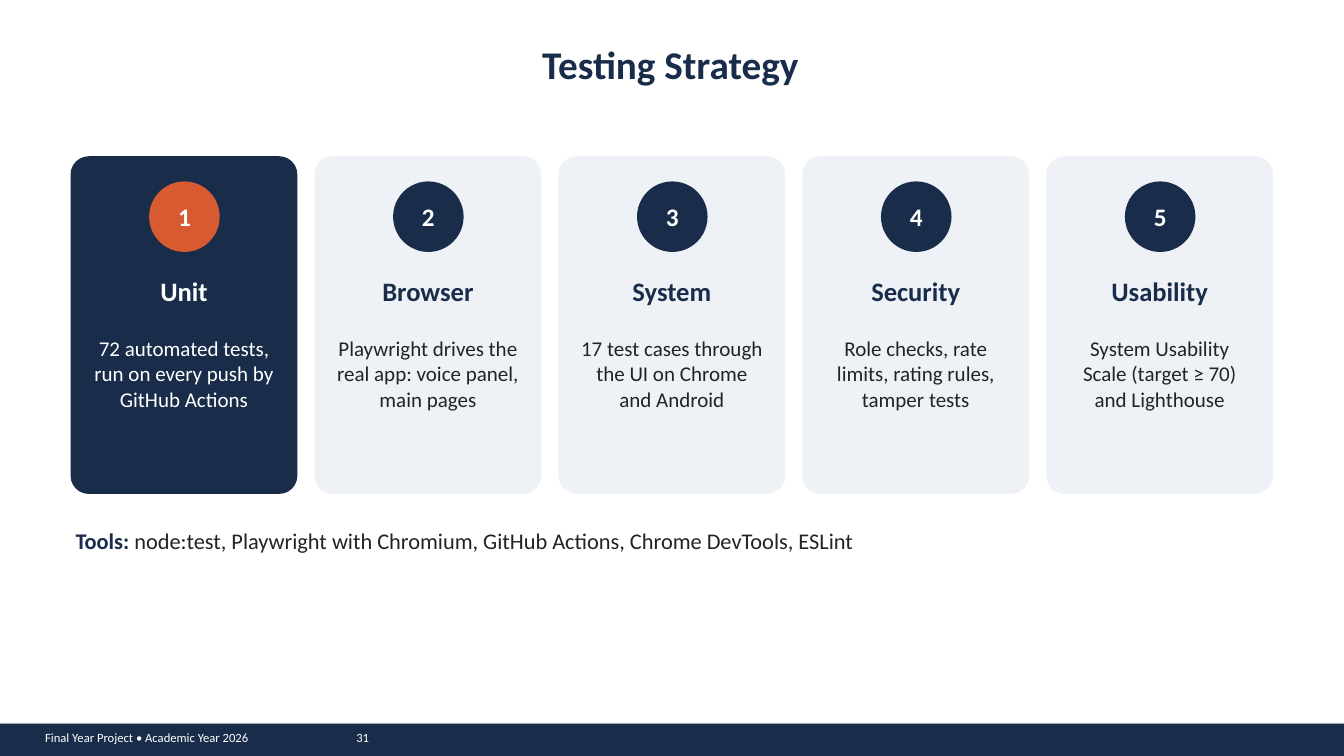
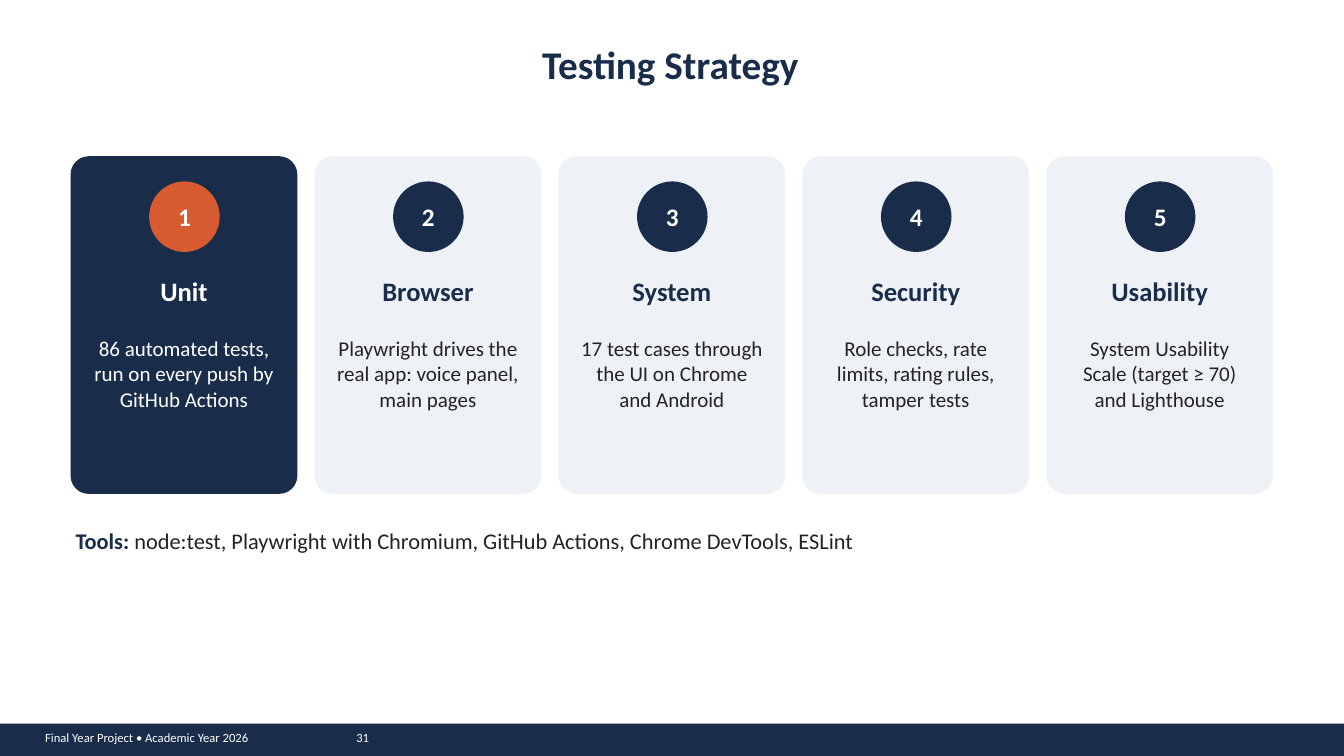
Before and after one commit to john-chola/ZamMarket, a slide deck: slide 31 of docs/presentation/ZamMarket_Presentation.pptx. Drawn at 1344x756 pixels with LibreOffice and Linux fonts; fonts in the diff are those of the drawing. Boxes give left, top, right and bottom in pixels: in the first picture for what was removed or moved away, otherwise in the second. Text is boxed around its words. In the diff, an @@ line names an element or a change of style, - is before the commit and + after.

```diff
--- a/docs/presentation/ZamMarket_Presentation.pptx
+++ b/docs/presentation/ZamMarket_Presentation.pptx
@@ text at (94,341,273,407): text changed @@
-72 automated tests, run on every push by GitHub Actions
+86 automated tests, run on every push by GitHub Actions
```
Also in this commit, not shown: 13 other slides changed, 2 other files.
